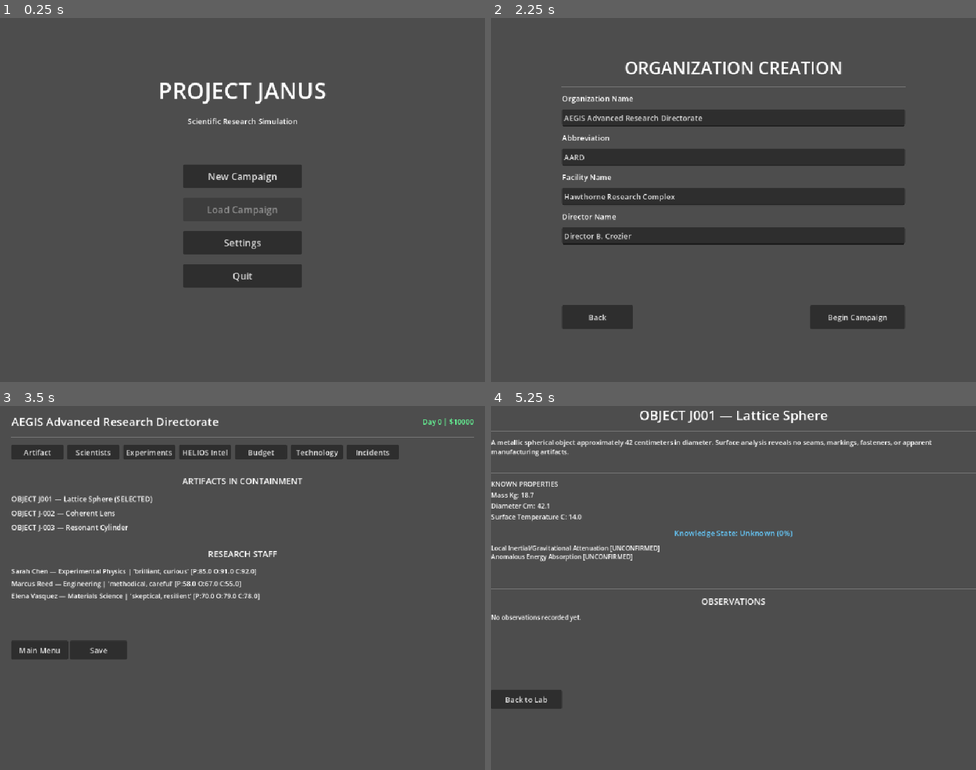
Above: before the commit, frames 1-4 (two rows, left to right).
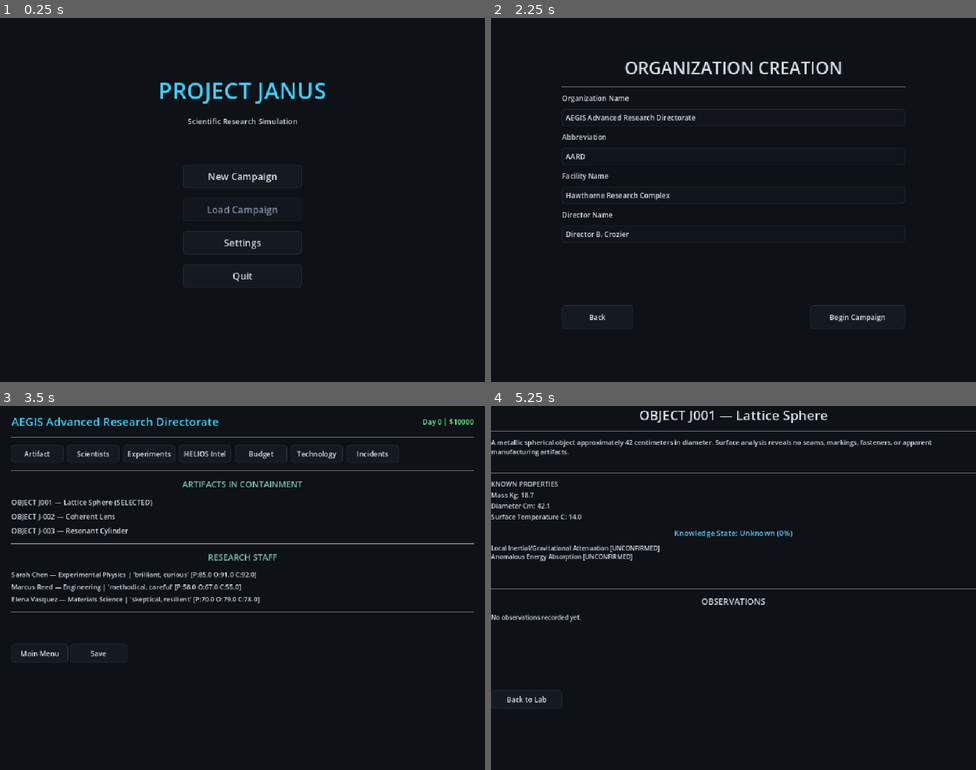
Above: after the commit, the same moments.

Repository: lutecian/project-janus
Game: Godot game, scene res://scenes/main/main_menu.tscn
Two runs of this game, one before a commit and one after it. Both use one fixed random seed, a clock stepped at 60 frames per second and the inputs below.
Inputs:
- Up to frame 1 (0.25 s): no input
- Up to frame 2 (2.25 s): click "New Campaign" at 0.5 s; click "Back" at 1.25 s; click "New Campaign" at 2 s
- Up to frame 3 (3.5 s): click "Begin Campaign" at 2.75 s
- Up to frame 4 (5.25 s): click "Main Menu" at 3.5 s; click "Load Campaign" at 4.25 s; click "Artifact" at 5 s

The runs differ from the first frame. In frame 1, 99% of the frame differs, in the area x 0-100%, y 0-100%; in frame 2, 98%; in frame 3, 99%; in frame 4, 99%.

Commit message:
JANUS 0.1 art direction: global dark theme + accent styling

Diff:
--- a/project.godot
+++ b/project.godot
@@ -16,6 +16,7 @@
 
 [autoload]
 
+ThemeManager="*res://scripts/autoload/theme_manager.gd"
 EventBus="*res://scripts/autoload/event_bus.gd"
 GameState="*res://scripts/autoload/game_state.gd"
 SaveManager="*res://scripts/autoload/save_manager.gd"
--- a/scenes/laboratory/laboratory.tscn
+++ b/scenes/laboratory/laboratory.tscn
@@ -34,6 +34,7 @@
 layout_mode = 2
 size_flags_horizontal = 3
 theme_override_font_sizes/font_size = 24
+theme_override_colors/font_color = Color(0.2, 0.84, 1, 1)
 text = "ORGANIZATION"
 vertical_alignment = 1
 
@@ -92,6 +93,7 @@
 [node name="artifacts_header" type="Label" parent="MarginContainer/VBox"]
 layout_mode = 2
 theme_override_font_sizes/font_size = 18
+theme_override_colors/font_color = Color(0.46, 0.77, 0.71, 1)
 text = "ARTIFACTS IN CONTAINMENT"
 horizontal_alignment = 1
 
@@ -105,6 +107,7 @@
 [node name="scientists_header" type="Label" parent="MarginContainer/VBox"]
 layout_mode = 2
 theme_override_font_sizes/font_size = 18
+theme_override_colors/font_color = Color(0.46, 0.77, 0.71, 1)
 text = "RESEARCH STAFF"
 horizontal_alignment = 1
 
--- a/scenes/main/main_menu.tscn
+++ b/scenes/main/main_menu.tscn
@@ -27,6 +27,10 @@
 [node name="title_label" type="Label" parent="VBox"]
 layout_mode = 2
 theme_override_font_sizes/font_size = 48
+theme_override_colors/font_color = Color(0.2, 0.84, 1, 1)
+theme_override_colors/font_shadow_color = Color(0, 0, 0, 0.6)
+theme_override_constants/shadow_offset_x = 2
+theme_override_constants/shadow_offset_y = 2
 text = "PROJECT JANUS"
 horizontal_alignment = 1
 
--- /dev/null
+++ b/scripts/autoload/theme_manager.gd
@@ -0,0 +1,133 @@
+extends Node
+
+var palette := {
+	"bg": Color("#0e1116"),
+	"panel": Color("#151a21"),
+	"panel_dark": Color("#11151b"),
+	"border": Color("#26303d"),
+	"border_accent": Color("#33d6ff"),
+	"text": Color("#d8dee9"),
+	"text_muted": Color("#7f8fa6"),
+	"accent": Color("#33d6ff"),
+	"teal": Color("#2ec4b6"),
+	"amber": Color("#ffb347"),
+	"danger": Color("#ff4d4d"),
+	"success": Color("#5cb85c")
+}
+
+func _ready():
+	_build_theme.call_deferred()
+	_add_background.call_deferred()
+
+func _build_theme():
+	var theme := _build_theme_resource()
+	var root := get_tree().root
+	root.theme = theme
+
+func _add_background():
+	var root := get_tree().root
+	var bg := ColorRect.new()
+	bg.color = palette["bg"]
+	bg.set_anchors_preset(Control.PRESET_FULL_RECT)
+	bg.mouse_filter = Control.MOUSE_FILTER_IGNORE
+	root.add_child(bg)
+	root.move_child(bg, 0)
+
+func _build_theme_resource() -> Theme:
+	var theme := Theme.new()
+	theme.default_font_size = 15
+
+	theme.set_color("font_color", "Label", palette["text"])
+	theme.set_color("font_shadow_color", "Label", Color(0, 0, 0, 0.35))
+	theme.set_constant("shadow_offset_y", "Label", 1)
+	theme.set_constant("shadow_offset_x", "Label", 1)
+
+	theme.set_color("font_color", "RichTextLabel", palette["text"])
+	theme.set_color("default_color", "RichTextLabel", palette["text"])
+
+	theme.set_color("font_color", "LinkButton", palette["accent"])
+	theme.set_color("font_hover_color", "LinkButton", palette["border_accent"])
+
+	# Buttons
+	var btn_normal := StyleBoxFlat.new()
+	btn_normal.bg_color = palette["panel"]
+	btn_normal.border_color = palette["border"]
+	btn_normal.border_width_left = 1
+	btn_normal.border_width_right = 1
+	btn_normal.border_width_top = 1
+	btn_normal.border_width_bottom = 1
+	btn_normal.set_corner_radius_all(6)
+	btn_normal.set_content_margin_all(8)
+
+	var btn_hover := btn_normal.duplicate()
+	btn_hover.border_color = palette["border_accent"]
+	btn_hover.bg_color = Color("#1c2430")
+
+	var btn_pressed := btn_hover.duplicate()
+	btn_pressed.bg_color = Color("#1a2430")
+
+	var btn_disabled := btn_normal.duplicate()
+	btn_disabled.bg_color = Color("#13171d")
+	btn_disabled.border_color = Color("#1c222b")
+
+	theme.set_stylebox("normal", "Button", btn_normal)
+	theme.set_stylebox("hover", "Button", btn_hover)
+	theme.set_stylebox("pressed", "Button", btn_pressed)
+	theme.set_stylebox("focus", "Button", btn_hover)
+	theme.set_stylebox("disabled", "Button", btn_disabled)
+	theme.set_color("font_color", "Button", palette["text"])
+	theme.set_color("font_hover_color", "Button", Color("#ffffff"))
+	theme.set_color("font_pressed_color", "Button", palette["accent"])
+	theme.set_color("font_disabled_color", "Button", palette["text_muted"])
+
+	# Panels
+	var panel_style := StyleBoxFlat.new()
+	panel_style.bg_color = palette["panel"]
+	panel_style.border_color = palette["border"]
+	panel_style.border_width_left = 1
+	panel_style.border_width_right = 1
+	panel_style.border_width_top = 1
+	panel_style.border_width_bottom = 1
+	panel_style.set_corner_radius_all(8)
+	panel_style.set_content_margin_all(10)
+	theme.set_stylebox("panel", "Panel", panel_style)
+
+	var panel_container_style := panel_style.duplicate()
+	panel_container_style.set_corner_radius_all(8)
+	theme.set_stylebox("panel", "PanelContainer", panel_container_style)
+
+	# LineEdit
+	var le_normal := StyleBoxFlat.new()
+	le_normal.bg_color = palette["panel_dark"]
+	le_normal.border_color = palette["border"]
+	le_normal.border_width_left = 1
+	le_normal.border_width_right = 1
+	le_normal.border_width_top = 1
+	le_normal.border_width_bottom = 1
+	le_normal.set_corner_radius_all(5)
+	le_normal.content_margin_left = 8
+	le_normal.content_margin_right = 8
+	le_normal.content_margin_top = 4
+	le_normal.content_margin_bottom = 4
+	var le_focus := le_normal.duplicate()
+	le_focus.border_color = palette["accent"]
+	theme.set_stylebox("normal", "LineEdit", le_normal)
+	theme.set_stylebox("focus", "LineEdit", le_focus)
+	theme.set_color("font_color", "LineEdit", palette["text"])
+	theme.set_color("caret_color", "LineEdit", palette["accent"])
+
+	# ScrollBar
+	var sb_grabber := StyleBoxFlat.new()
+	sb_grabber.bg_color = Color("#2c3540")
+	sb_grabber.set_corner_radius_all(3)
+	theme.set_stylebox("grabber", "VScrollBar", sb_grabber)
+	theme.set_stylebox("grabber", "HScrollBar", sb_grabber)
+	var sb_bg := StyleBoxFlat.new()
+	sb_bg.bg_color = palette["panel_dark"]
+	theme.set_stylebox("bg", "VScrollBar", sb_bg)
+	theme.set_stylebox("bg", "HScrollBar", sb_bg)
+
+	# ScrollContainer no background by default; Panel used for observations
+	theme.set_color("font_color", "ScrollBar", palette["text"])
+
+	return theme
